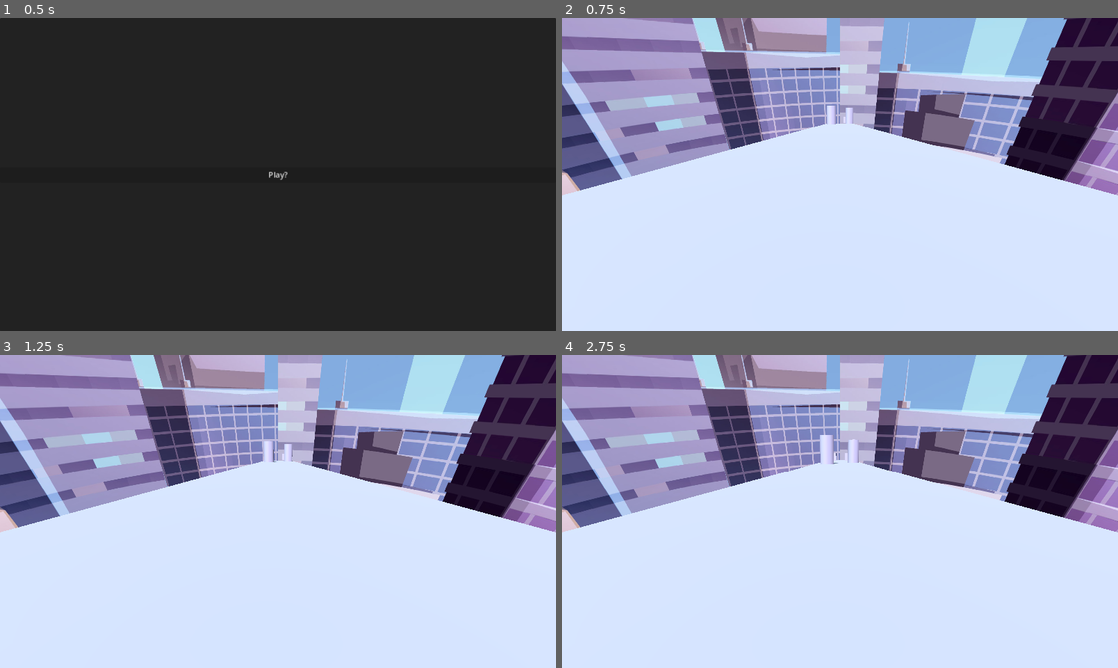
Above: before the commit, frames 1-4 (two rows, left to right).
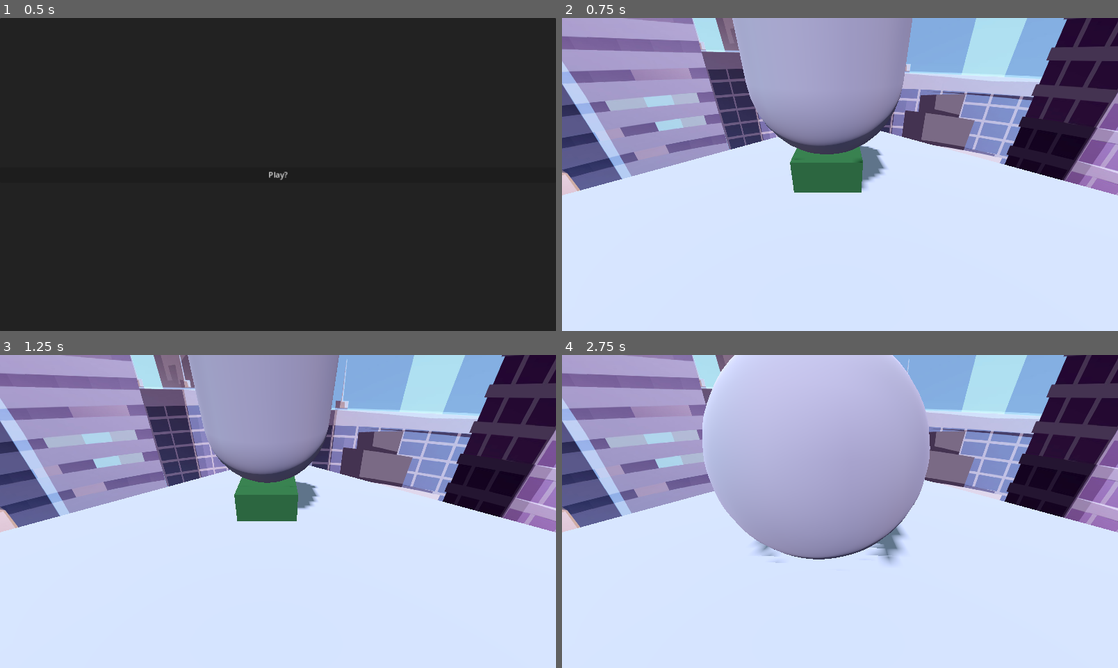
Above: after the commit, the same moments.

Repository: J-Hep/GGJ-Team-EF
Game: Godot game, scene res://Main_Menu.tscn
The game is run twice, just before and just after one commit, with the same random seed, the same clock (stepped at 60 frames per second) and the same inputs.
Inputs:
- Up to frame 1 (0.5 s): no input
- Up to frame 2 (0.75 s): click "Play?" at 0.5 s
- Up to frame 3 (1.25 s): no input
- Up to frame 4 (2.75 s): tap Enter (ui_accept) at 1.25, 1.52, 2.27 s; hold Right (ui_right) 1.28-2.03 s; hold Down (ui_down) from 2.03 s (still down)

Frame 1 is identical in both runs. In frame 2, 12% of the frame differs, in the area x 30-63%, y 0-56%; in frame 3, 9.4%; in frame 4, 19%, in the area x 25-67%, y 0-67%.

Commit message:
added dumpster.tscn, gave test obstacles metadata, no work

Diff:
--- a/EF_Game/Assets/3D/floor1.tscn
+++ b/EF_Game/Assets/3D/floor1.tscn
@@ -10,6 +10,7 @@
 [node name="CollisionShape3D" type="CollisionShape3D" parent="."]
 transform = Transform3D(1, 0, 0, 0, 1, 0, 0, 0, 1, -0.001, 0, -7.99839)
 shape = SubResource("BoxShape3D_37oqp")
+metadata/Obstacle = false
 
 [node name="MeshInstance3D" type="MeshInstance3D" parent="CollisionShape3D"]
 transform = Transform3D(4, 0, 0, 0, 0.426332, 0, 0, 0, 16.0072, 0, 0, 0)
--- a/EF_Game/Assets/3D/floor2.tscn
+++ b/EF_Game/Assets/3D/floor2.tscn
@@ -14,6 +14,7 @@
 [node name="CollisionShape3D2" type="CollisionShape3D" parent="."]
 transform = Transform3D(1, 0, 0, 0, 1, 0, 0, 0, 1, 0.00338495, -0.00395203, -8.00953)
 shape = SubResource("BoxShape3D_brvwy")
+metadata/Obstacle = false
 
 [node name="MeshInstance3D" type="MeshInstance3D" parent="CollisionShape3D2"]
 transform = Transform3D(3.8624, 0, 0, 0, 0.42736, 0, 0, 0, 15.9465, 0, 0, 0)
@@ -25,6 +26,7 @@
 [node name="Pillar1" type="CollisionShape3D" parent="."]
 transform = Transform3D(1, 0, 0, 0, 1, 0, 0, 0, 1, -0.958583, 1.2291, -8.00953)
 shape = SubResource("CylinderShape3D_8b2xu")
+metadata/Obstacle = true
 
 [node name="MeshInstance3D2" type="MeshInstance3D" parent="Pillar1"]
 visibility_range_end = 40.0
@@ -35,6 +37,7 @@
 [node name="Pillar2" type="CollisionShape3D" parent="."]
 transform = Transform3D(1, 0, 0, 0, 1, 0, 0, 0, 1, 1.23276, 1.2291, -12.0763)
 shape = SubResource("CylinderShape3D_8b2xu")
+metadata/Obstacle = true
 
 [node name="MeshInstance3D2" type="MeshInstance3D" parent="Pillar2"]
 visibility_range_end = 40.0
--- a/EF_Game/Assets/3D/floor3.tscn
+++ b/EF_Game/Assets/3D/floor3.tscn
@@ -14,6 +14,7 @@
 [node name="CollisionShape3D2" type="CollisionShape3D" parent="."]
 transform = Transform3D(1, 0, 0, 0, 1, 0, 0, 0, 1, 0.003, 0, -8)
 shape = SubResource("BoxShape3D_yalib")
+metadata/Obstacle = false
 
 [node name="MeshInstance3D" type="MeshInstance3D" parent="CollisionShape3D2"]
 transform = Transform3D(3.8624, 0, 0, 0, 0.42736, 0, 0, 0, 15.9465, 0, 0, 0)
@@ -25,6 +26,7 @@
 [node name="CollisionShape3D" type="CollisionShape3D" parent="."]
 transform = Transform3D(1, 0, 0, 0, 1, 0, 0, 0, 1, 1.15512, 0.731016, -5.35398)
 shape = SubResource("BoxShape3D_lja75")
+metadata/Obstacle = true
 
 [node name="MeshInstance3D" type="MeshInstance3D" parent="CollisionShape3D"]
 visibility_range_end = 40.0
@@ -34,6 +36,7 @@
 [node name="CollisionShape3D3" type="CollisionShape3D" parent="."]
 transform = Transform3D(1, 0, 0, 0, 1, 0, 0, 0, 1, -1.04583, 0.731016, -10.2214)
 shape = SubResource("BoxShape3D_lja75")
+metadata/Obstacle = true
 
 [node name="MeshInstance3D" type="MeshInstance3D" parent="CollisionShape3D3"]
 visibility_range_end = 40.0
@@ -43,6 +46,7 @@
 [node name="CollisionShape3D4" type="CollisionShape3D" parent="."]
 transform = Transform3D(1, 0, 0, 0, 1, 0, 0, 0, 1, -1.05861, 0.731016, -7.78272)
 shape = SubResource("BoxShape3D_lja75")
+metadata/Obstacle = true
 
 [node name="MeshInstance3D" type="MeshInstance3D" parent="CollisionShape3D4"]
 visibility_range_end = 40.0
--- a/EF_Game/Dumpster.gd
+++ b/EF_Game/Dumpster.gd
@@ -36,6 +36,6 @@
 	if body.get_meta("Obstacle") == true:
 		#If it collides, and the body has the Metadata bool "Obstacle" set to true
 		#To add the metadata to an object, go to the bottom of the obstacle in the inspector window, click Add Metadata, and create a bool named Obstacle and set it to true
-
+		print("collided, end the game")
 		#PUT END GAME CODE HERE AND REMOVE PASS
 		pass
--- a/EF_Game/base_world.tscn
+++ b/EF_Game/base_world.tscn
@@ -1,11 +1,12 @@
-[gd_scene load_steps=11 format=3 uid="uid://jneng3lm5xdc"]
+[gd_scene load_steps=12 format=3 uid="uid://jneng3lm5xdc"]
 
 [ext_resource type="PackedScene" uid="uid://bfqk0tq2n8axs" path="res://Camera_Scene_3D.tscn" id="1_8xmk0"]
+[ext_resource type="PackedScene" uid="uid://c4m23u6biwbnf" path="res://dumpster.tscn" id="2_dcjd8"]
 [ext_resource type="PackedScene" uid="uid://de75c07l04ug8" path="res://Scenes/reset_button.tscn" id="2_nohhp"]
-[ext_resource type="PackedScene" path="res://Assets/3D/floor1.tscn" id="3_i81fr"]
+[ext_resource type="PackedScene" uid="uid://ccscdncoxk7pd" path="res://Assets/3D/floor1.tscn" id="3_i81fr"]
 [ext_resource type="Script" path="res://Script/floorController.gd" id="4_k0tg3"]
-[ext_resource type="PackedScene" path="res://Assets/3D/floor2.tscn" id="5_rgf2j"]
-[ext_resource type="PackedScene" path="res://Assets/3D/floor3.tscn" id="6_kmr5e"]
+[ext_resource type="PackedScene" uid="uid://bfwnkecc56sn8" path="res://Assets/3D/floor2.tscn" id="5_rgf2j"]
+[ext_resource type="PackedScene" uid="uid://d3l052frrgywr" path="res://Assets/3D/floor3.tscn" id="6_kmr5e"]
 [ext_resource type="Texture2D" uid="uid://dv5jnxjkyxs51" path="res://Assets/2D/city.jpg" id="7_4bftj"]
 
 [sub_resource type="PanoramaSkyMaterial" id="PanoramaSkyMaterial_mkj86"]
@@ -27,19 +28,25 @@
 [node name="Camera3D" parent="." instance=ExtResource("1_8xmk0")]
 transform = Transform3D(1, 0, 0, 0, 0.866025, 0.5, 0, -0.5, 0.866025, 0, 0.79186, 0.105011)
 
+[node name="Dumpster" parent="." instance=ExtResource("2_dcjd8")]
+transform = Transform3D(0.25, 0, 0, 0, 0.25, 0, 0, 0, 0.25, -0.0921614, 0, -1.33029)
+
 [node name="Control" parent="." instance=ExtResource("2_nohhp")]
 
 [node name="StaticBody3D" parent="." instance=ExtResource("3_i81fr")]
 transform = Transform3D(1, 0, 0, 0, 0.965926, 0.258819, 0, -0.258819, 0.965926, 0, 0, 0)
 script = ExtResource("4_k0tg3")
+metadata/Obstacle = false
 
 [node name="StaticBody3D2" parent="." instance=ExtResource("5_rgf2j")]
 transform = Transform3D(1, 0, 0, 0, 0.965926, 0.258819, 0, -0.258819, 0.965926, 0, -4.13339, -15.426)
 script = ExtResource("4_k0tg3")
+metadata/Obstacle = false
 
 [node name="StaticBody3D3" parent="." instance=ExtResource("6_kmr5e")]
 transform = Transform3D(1, 0, 0, 0, 0.965926, 0.258819, 0, -0.258819, 0.965926, 0, -8.2727, -30.8741)
 script = ExtResource("4_k0tg3")
+metadata/Obstacle = false
 
 [node name="DirectionalLight3D" type="DirectionalLight3D" parent="."]
 transform = Transform3D(0.995637, 0, -0.093309, 0.0717201, 0.639694, 0.765276, 0.0596892, -0.76863, 0.636903, 0, 4.2008, 0)
